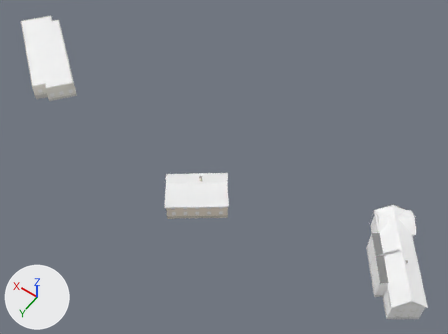
A saved change to the glTF model world/buildings/b_2_5.glb.
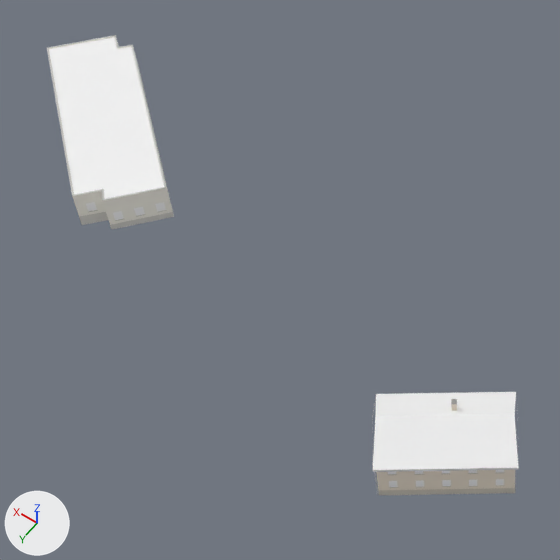
Each version is shown whole from a camera (50 mm lens) standing at (629.3, -1439.0, 521.8) and looking at (693.9, -1529.5, 379.7), then close up on the part from 0% to 55% of the width and 0% to 74% of the height. The axes (+X, +Y, +Z) are drawn at lower left. The lights are the same throughout. The first two pictures are the older version. Vertices at exactly the same position are counted once.

The first close-up shows 'bld'.
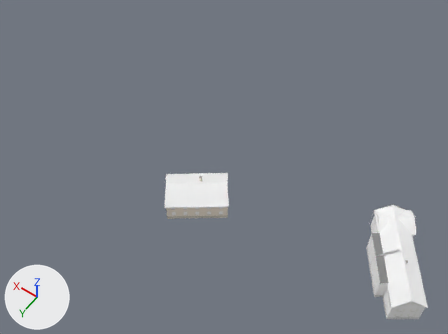
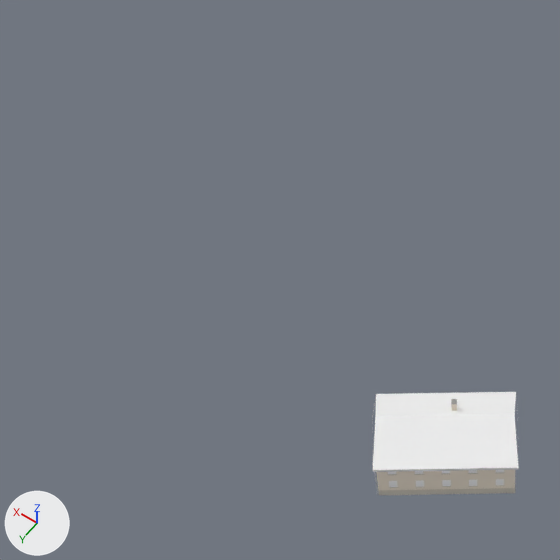
Pixel boxes (x1, y1, x2, y2) of what changed, in the close-ups (560 x 560 px):
'bld', reshaped
    before: (47, 35, 518, 495)
    after: (373, 392, 518, 495)
part 1 of me_bld, deleted
    before: (47, 35, 174, 229)

Diff of the bpy script that builds the scene:
```diff
--- a/world/buildings/b_2_5.glb.py
+++ b/world/buildings/b_2_5.glb.py
@@ me_bld @@
 # used by ob_bld; location = (0.0, 0.0, 0.0)
-me_bld.from_pydata(...)  # 2017 vertices, 1391 faces; spans x 627.0..783.0, y -1544.0..-1506.0, z 376.0..388.0
+me_bld.from_pydata(...)  # 1609 vertices, 1085 faces; spans x 627.0..704.0, y -1544.0..-1506.0, z 376.0..388.0
+# me_bld part 1: 63 loose pieces with 408 vertices, spanning x 748.0..783.0, y -1544.0..-1516.0, z 381.0..386.0, are deleted
 me_bld.materials.append(mat_building)
```
